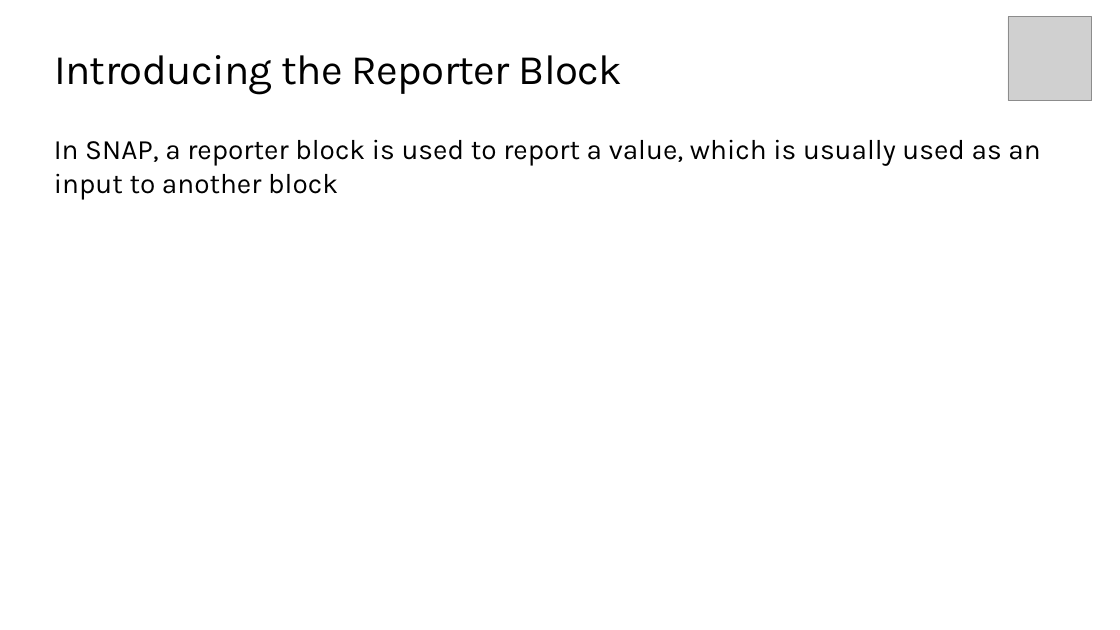
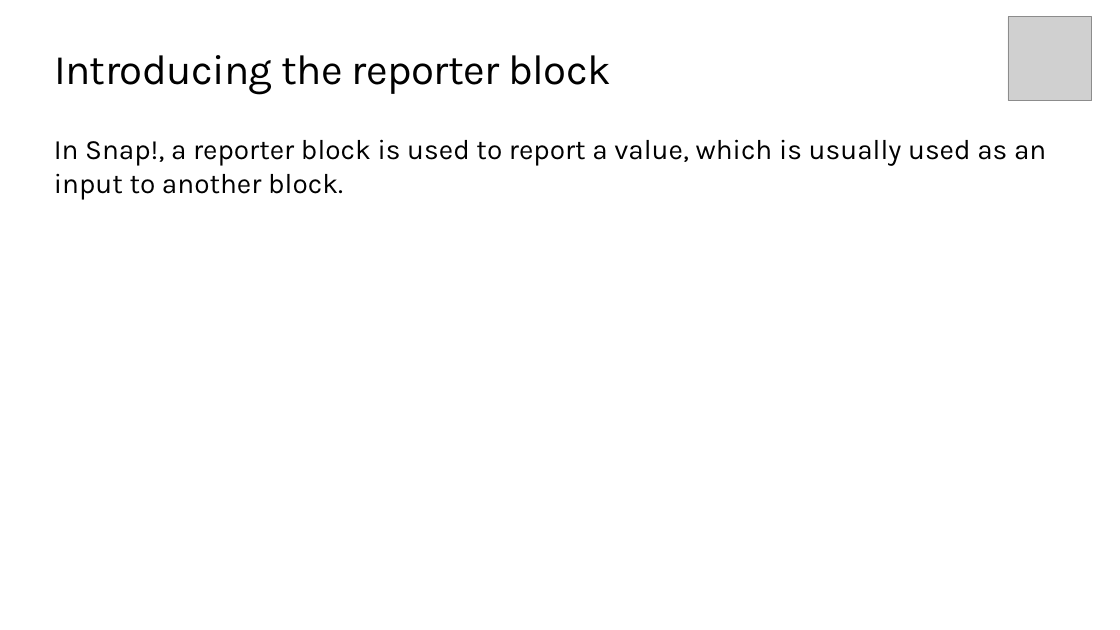
Before and after one commit to TEALSK12/introduction-to-computer-science, a slide deck: slide 5 of docs/slidedecks/TEALS SNAP 3.4.pptx. Drawn at 1120x630 pixels with LibreOffice and Linux fonts; fonts in the diff are those of the drawing; grey boxes stand for pictures; background and template pictures are left out. Boxes give left, top, right and bottom in pixels: in the first picture for what was removed or moved away, otherwise in the second. Text is boxed around its words. In the diff, an @@ line names an element or a change of style, - is before the commit and + after.

```diff
--- a/docs/slidedecks/TEALS SNAP 3.4.pptx
+++ b/docs/slidedecks/TEALS SNAP 3.4.pptx
@@ title at (54, 55, 611, 95): text changed @@
-Introducing the Reporter Block
+Introducing the reporter block
@@ text at (54, 139, 1046, 200): text changed @@
-In SNAP, a reporter block is used to report a value, which is usually used as an input to another block
+In Snap!, a reporter block is used to report a value, which is usually used as an input to another block.
```
Also in this commit, not shown: 10 other slides changed, 2 other files.
